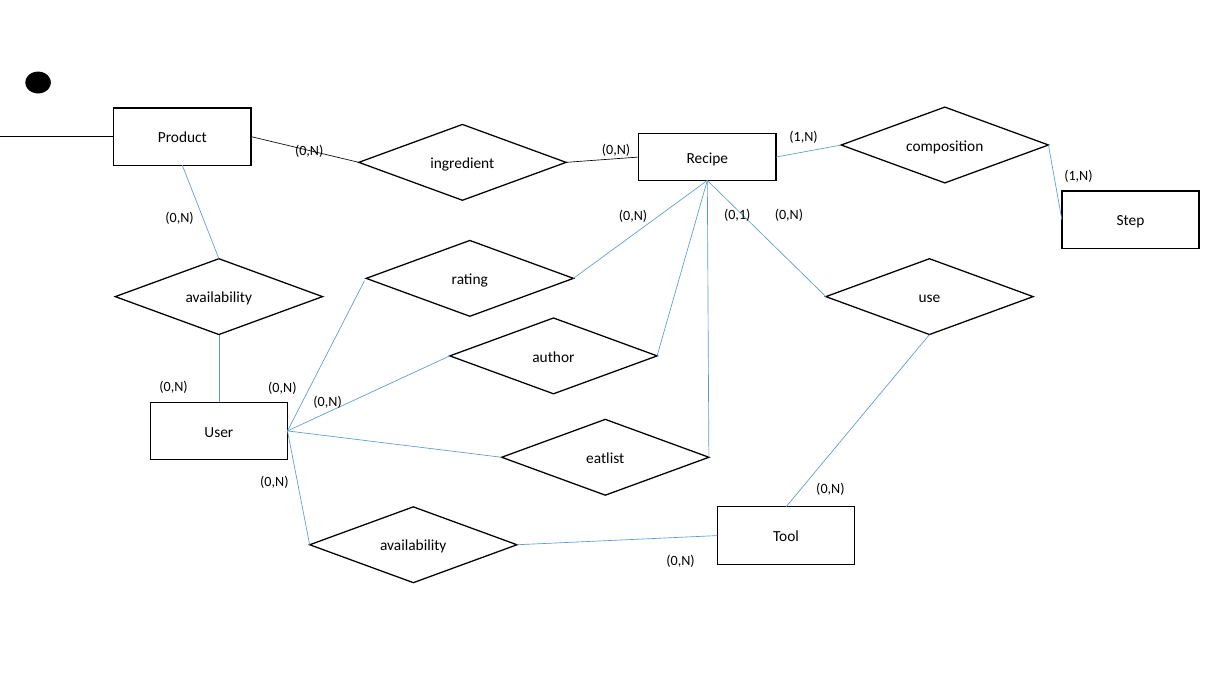
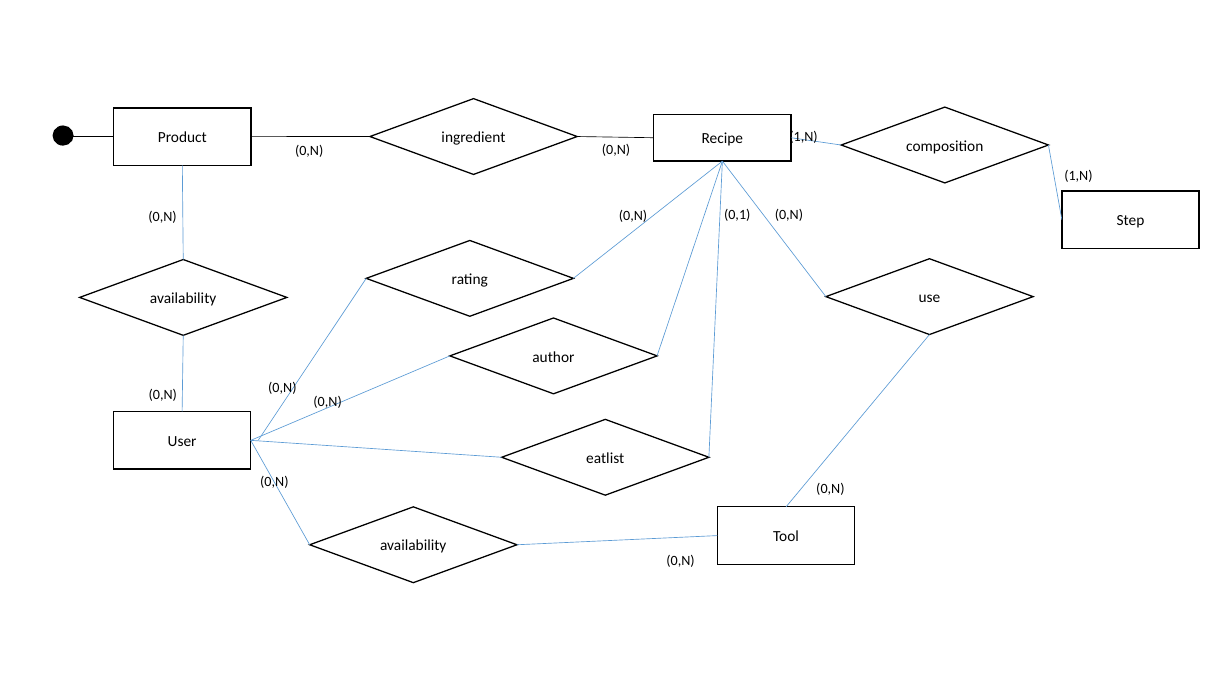
Before and after one commit to BD-Project/CustomCooking, a slide deck: slide 1 of er-model.pptx. Drawn at 1232x693 pixels with LibreOffice and Linux fonts; fonts in the diff are those of the drawing. Boxes give left, top, right and bottom in pixels: in the first picture for what was removed or moved away, otherwise in the second. Text is boxed around its words. In the diff, an @@ line names an element or a change of style, - is before the commit and + after.

```diff
--- a/er-model.pptx
+++ b/er-model.pptx
@@ diamond "ingredient": place and size @@
-diamond "ingredient" at [359, 125, 566, 201]
+diamond "ingredient" at [370, 99, 577, 175]
@@ rectangle "Recipe": place and size @@
-rectangle "Recipe" at [639, 134, 776, 181]
+rectangle "Recipe" at [654, 115, 792, 162]
@@ ellipse: place and size @@
-ellipse at [26, 72, 50, 92]
+ellipse at [54, 126, 73, 144]
@@ line moved from (114, 137) - (0, 137) to (114, 137) - (70, 137) @@
@@ line moved from (251, 137) - (359, 163) to (251, 137) - (370, 137) @@
@@ line moved from (567, 163) - (639, 157) to (578, 137) - (654, 138) @@
@@ line moved from (776, 157) - (841, 145) to (791, 138) - (841, 145) @@
@@ line moved from (182, 165) - (219, 259) to (182, 165) - (183, 260) @@
@@ line moved from (574, 278) - (708, 180) to (574, 278) - (723, 161) @@
@@ line moved from (657, 356) - (708, 180) to (657, 356) - (723, 161) @@
@@ line moved from (709, 457) - (708, 180) to (709, 457) - (723, 161) @@
@@ line moved from (708, 180) - (826, 297) to (723, 161) - (826, 297) @@
@@ text "(0,N)": place and size @@
-text "(0,N)" at [165, 212, 193, 224]
+text "(0,N)" at [148, 211, 176, 223]
@@ diamond "availability": place and size @@
-diamond "availability" at [116, 259, 323, 335]
+diamond "availability" at [79, 260, 287, 335]
@@ line moved from (364, 281) - (287, 431) to (366, 278) - (258, 441) @@
@@ line moved from (219, 335) - (219, 402) to (183, 335) - (182, 412) @@
@@ line moved from (287, 431) - (450, 356) to (250, 441) - (450, 356) @@
@@ text "(0,N)": place and size @@
-text "(0,N)" at [159, 381, 187, 393]
+text "(0,N)" at [149, 389, 177, 401]
@@ rectangle "User": place and size @@
-rectangle "User" at [151, 402, 288, 459]
+rectangle "User" at [114, 412, 251, 470]
@@ line moved from (287, 431) - (502, 457) to (250, 441) - (502, 457) @@
@@ line moved from (287, 431) - (310, 545) to (250, 441) - (310, 545) @@
```
Also in this commit, not shown: 2 other files.
